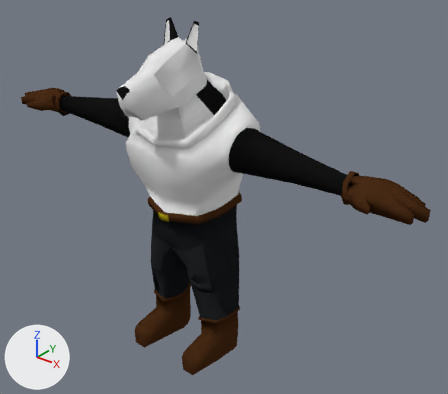
What one commit did to the Blender file Blender/Perro2.blend.
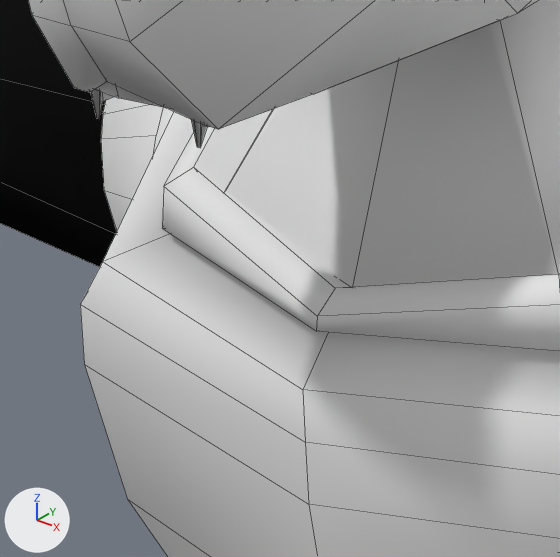
Old and new are each drawn from a 50 mm camera at (8.14, -8.41, 9.59) aimed at (0.71, 0.87, 3.84) and again close up on the part from 26% to 42% of the width and 26% to 44% of the height. Every picture has the same lights, and +X, +Y and +Z are marked at lower left. The close-ups show mesh edges as thin lines.

The scene before the commit, as lines of its bpy script (objects in view):
```python
me_perro = bpy.data.meshes.new('Perro')
me_perro.from_pydata(...)  # 994 vertices, 985 faces; spans x -119.0..170.0, y -522.0..523.0, z -1.0..751.0
# faces by material slot: [104, 97, 15, 8, 446, 203, 104, 8]
me_perro.materials.append(mat_piel)  # black #141414
me_perro.materials.append(mat_pantalon)  # black #1c1e20
me_perro.materials.append(mat_pantalon_2)  # black #272a2d
me_perro.materials.append(mat_amarillo)  # yellow #a79618
me_perro.materials.append(mat_cafe)  # brown #482b16
me_perro.materials.append(mat_chaleco_rex)  # its picture is missing
me_perro.materials.append(mat_cabeza_rex)  # its picture is missing
me_perro.materials.append(mat_ojo_rex)  # its picture is missing
ob_mesh = bpy.data.objects.new('Mesh', me_perro)
ob_mesh.location = (0.0, 0.505, 0.0)
ob_mesh.rotation_euler = (0.0, 0.0, -1.571)  # degrees (0, 0, -90)
ob_mesh.scale = (0.01, 0.01, 0.01)
```
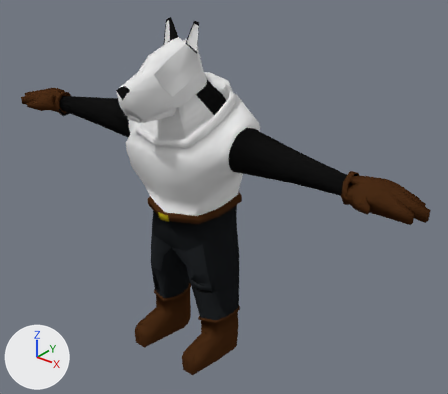
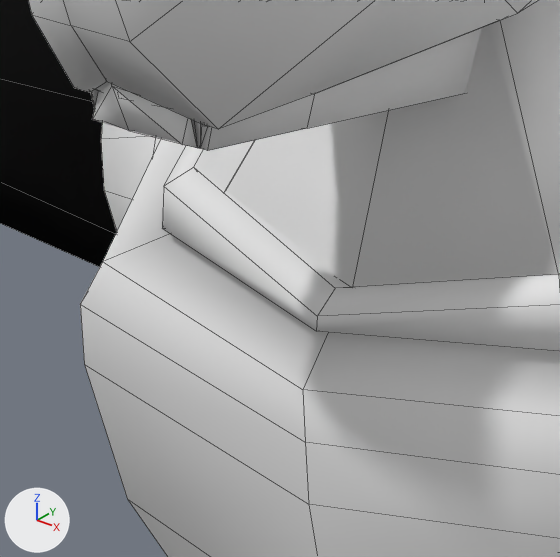
Patch to the scene script:
```diff
--- a/Blender/Perro2.blend.py
+++ b/Blender/Perro2.blend.py
@@ me_perro @@
 # used by ob_mesh; location = (0.0, 0.505, 0.0); rotation_euler = (0.0, 0.0, -1.571), in degrees (0, 0, -90); scale = (0.01, 0.01, 0.01)
-me_perro.from_pydata(...)  # 994 vertices, 985 faces; spans x -119.0..170.0, y -522.0..523.0, z -1.0..751.0
+me_perro.from_pydata(...)  # 1064 vertices, 1047 faces; spans x -119.0..170.0, y -522.0..523.0, z -1.0..751.0
+# me_perro part 1: a new loose piece of 70 vertices spanning x 40.0..150.0, y -19.0..21.0, z 570.0..616.0, in mat_cabeza_rex (its picture is missing)
 me_perro.materials.append(mat_piel)
```

Location of each change, (x1, y1, x2, y2) in pixels of the close-ups (560 x 557 px):
part 1 of me_perro, added: after (92, 27, 482, 151)
